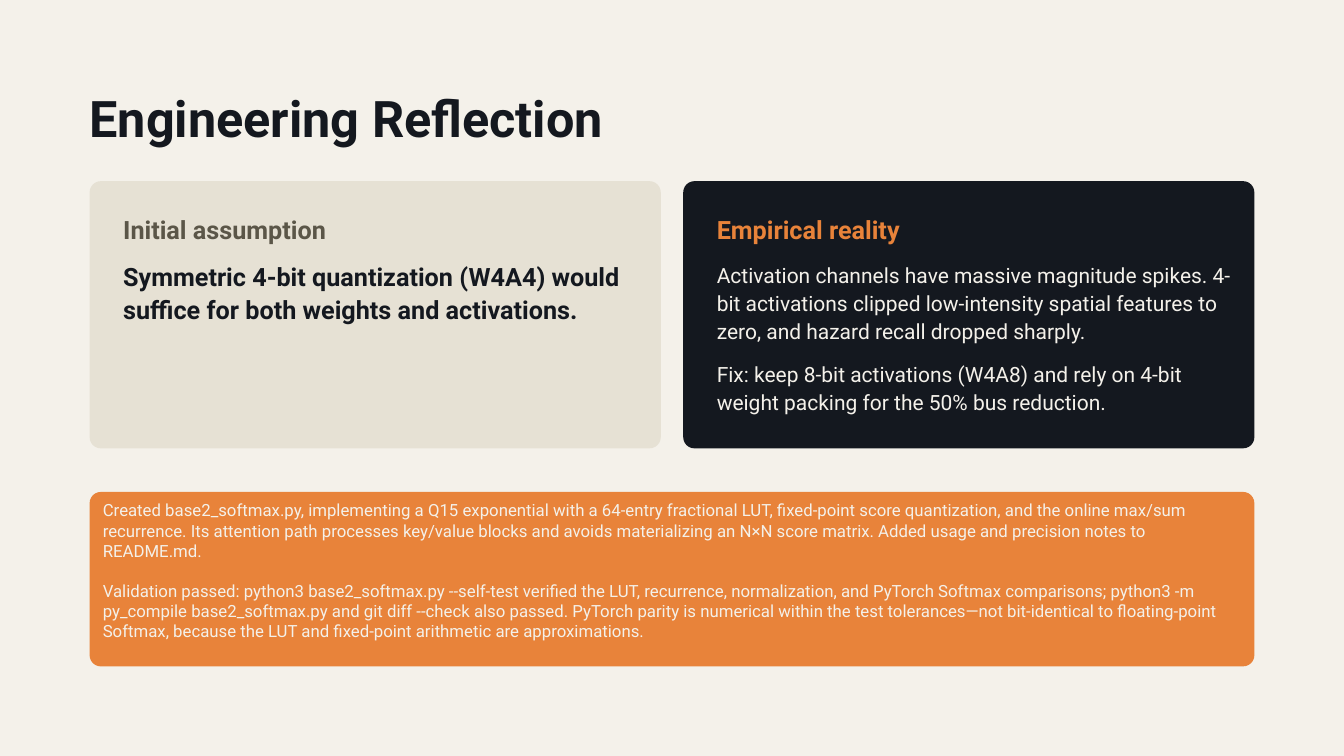
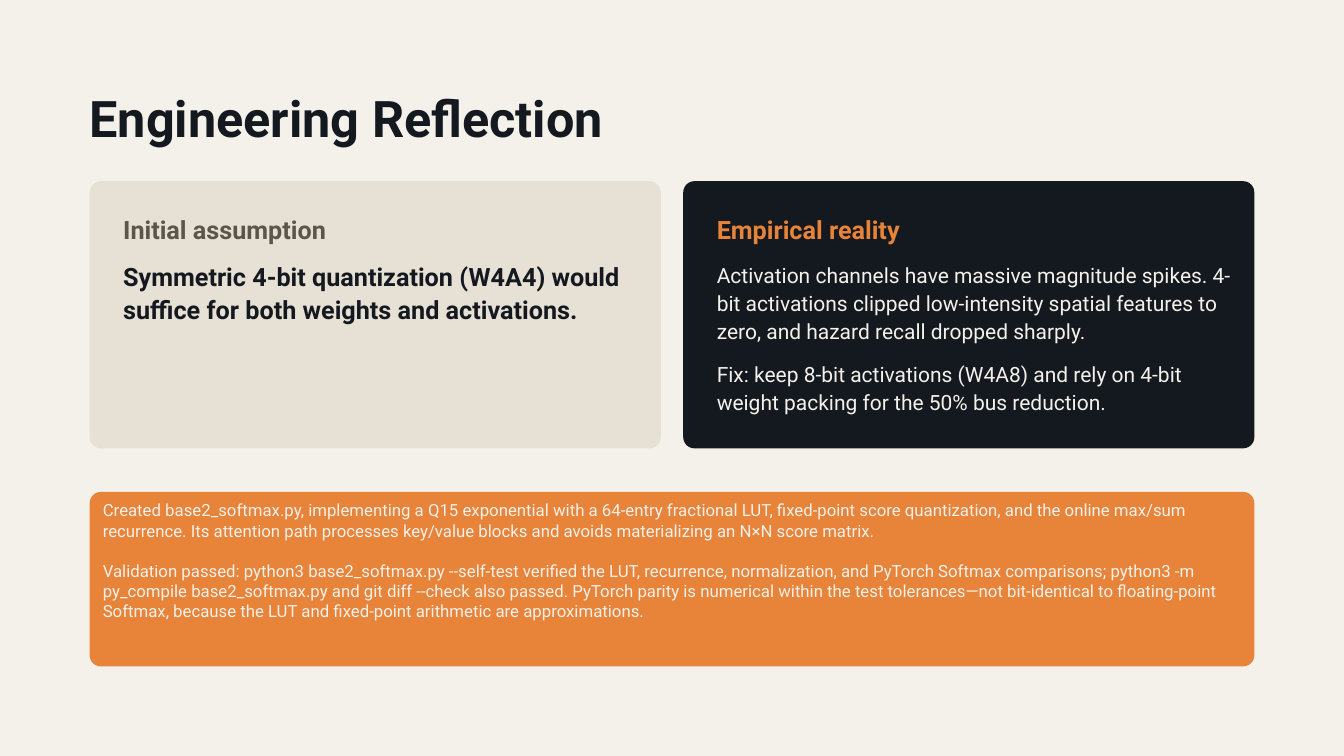
Before and after one commit to DomMurphy-git/ViTAl-Hardware, a slide deck: slide 6 of Sprint1_Presentation.pptx. Drawn at 1344x756 pixels with LibreOffice and Linux fonts; fonts in the diff are those of the drawing. Boxes give left, top, right and bottom in pixels: in the first picture for what was removed or moved away, otherwise in the second. Text is boxed around its words. In the diff, an @@ line names an element or a change of style, - is before the commit and + after.

```diff
--- a/Sprint1_Presentation.pptx
+++ b/Sprint1_Presentation.pptx
@@ text in rounded rectangle at (103, 503, 1186, 541): text changed @@
-Created base2_softmax.py, implementing a Q15 exponential with a 64-entry fractional LUT, fixed-point score quantization, and the online max/sum recurrence. Its attention path processes key/value blocks and avoids materializing an N×N score matrix. Added usage and precision notes to README.md.
+Created base2_softmax.py, implementing a Q15 exponential with a 64-entry fractional LUT, fixed-point score quantization, and the online max/sum recurrence. Its attention path processes key/value blocks and avoids materializing an N×N score matrix.
```
Also in this commit, not shown: 2 other slides changed.
